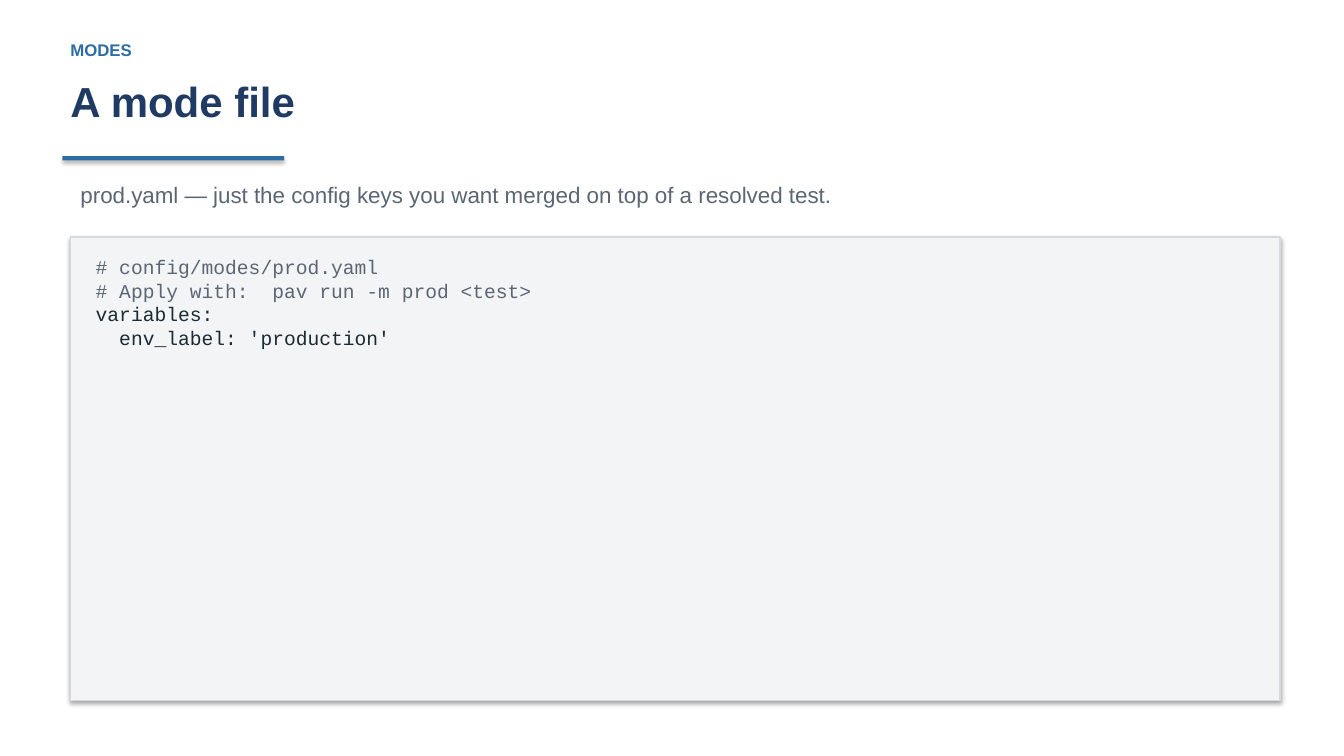
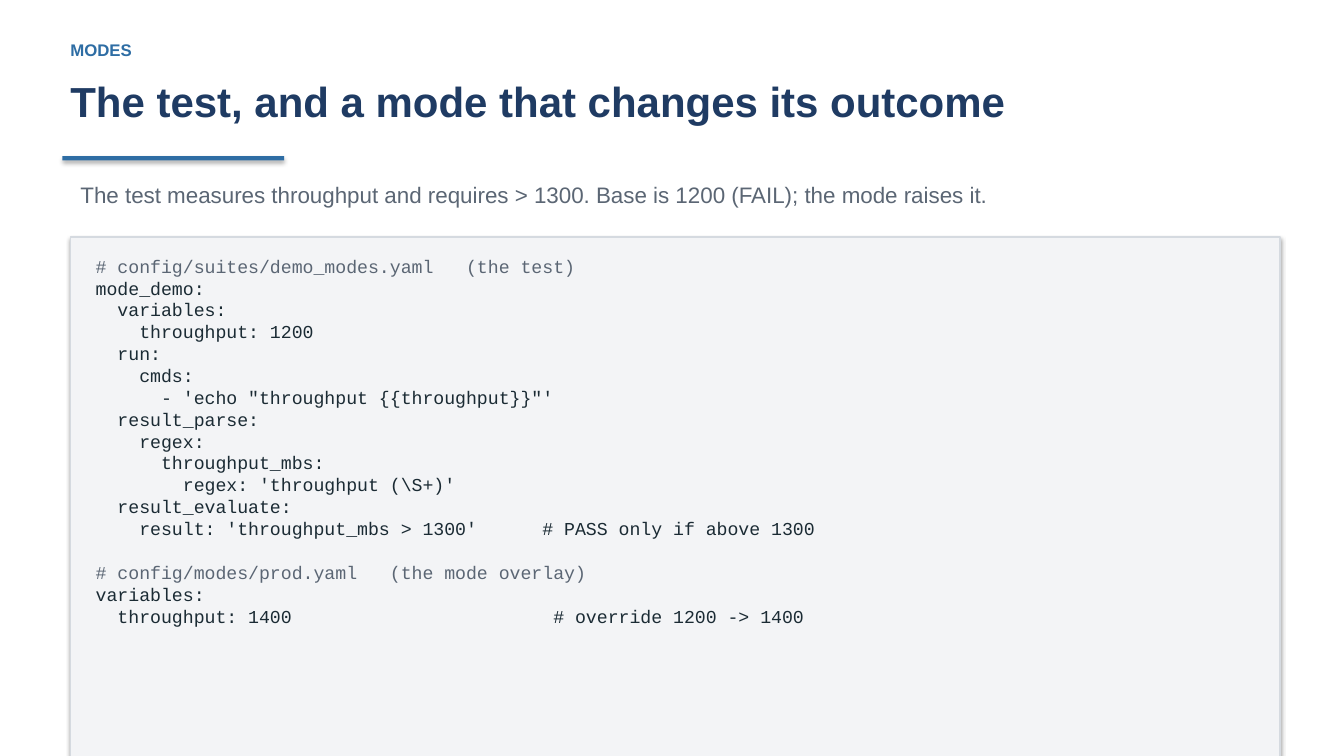
Before and after one commit to curtisecombsjr/pavilion-workshop, a slide deck: slide 29 of deck/pavilion-workshop.pptx. Drawn at 1344x756 pixels with LibreOffice and Linux fonts; fonts in the diff are those of the drawing. Boxes give left, top, right and bottom in pixels: in the first picture for what was removed or moved away, otherwise in the second. Text is boxed around its words. In the diff, an @@ line names an element or a change of style, - is before the commit and + after.

```diff
--- a/deck/pavilion-workshop.pptx
+++ b/deck/pavilion-workshop.pptx
@@ text at (x1=70, y1=86, x2=1005, y2=125): text changed @@
-A mode file
+The test, and a mode that changes its outcome
@@ text at (x1=80, y1=187, x2=987, y2=208): text changed @@
-prod.yaml — just the config keys you want merged on top of a resolved test.
+The test measures throughput and requires > 1300. Base is 1200 (FAIL); the mode raises it.
@@ rectangle "# config/suites/demo_modes.yaml (the test)" resized from (x1=71, y1=237, x2=1280, y2=701) to (x1=71, y1=237, x2=1280, y2=756) @@
@@ text in rectangle at (x1=96, y1=260, x2=575, y2=297): text changed; size 14 to 13 pt @@
-# config/modes/prod.yaml
-# Apply with: pav run -m prod <test>
+# config/suites/demo_modes.yaml (the test)
+mode_demo:
@@ text in rectangle at (x1=117, y1=326, x2=815, y2=624): text changed; size 14 to 13 pt @@
-env_label: 'production'
+throughput: 1200
+run:
+cmds:
+- 'echo "throughput {{throughput}}"'
+result_parse:
+regex:
+throughput_mbs:
+regex: 'throughput (\S+)'
+result_evaluate:
+result: 'throughput_mbs > 1300' # PASS only if above 1300
+# config/modes/prod.yaml (the mode overlay)
+variables:
+throughput: 1400 # override 1200 -> 1400
@@ text in rectangle at (x1=117, y1=304, x2=226, y2=316): size 14 to 13 pt in "variables:" @@
```
Also in this commit, not shown: 2 other slides changed, 5 other files.
